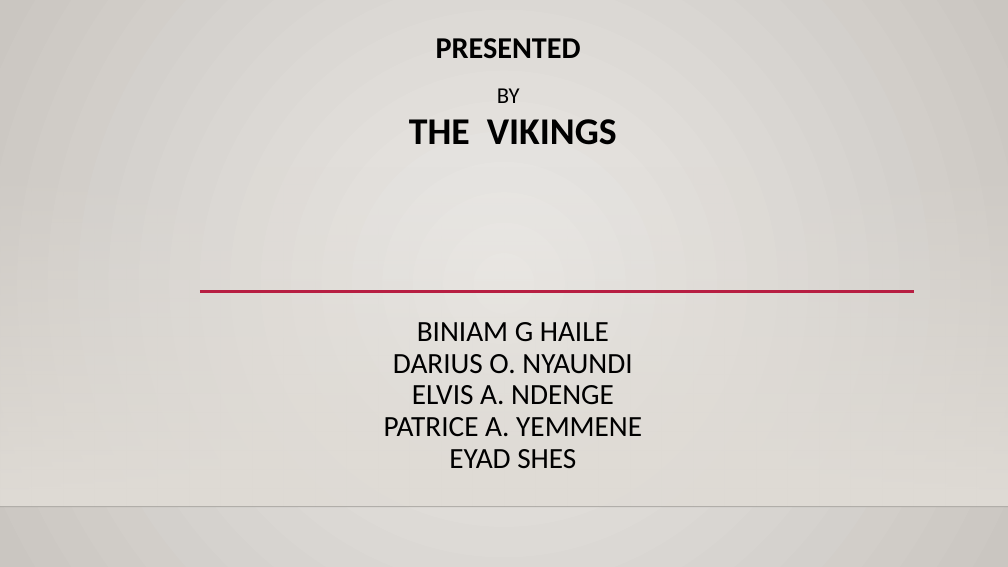
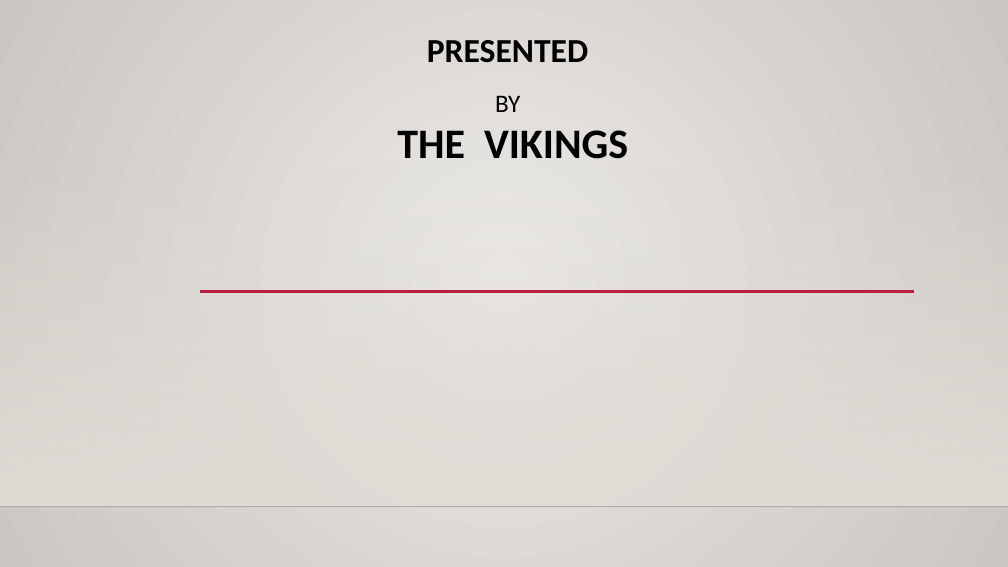
Before and after one commit to nyaundid/Hotel_Management-, a slide deck: slide 2 of Final_Presentation.pptx. Drawn at 1008x567 pixels with LibreOffice and Linux fonts; fonts in the diff are those of the drawing; background and template pictures are left out. Boxes give left, top, right and bottom in pixels: in the first picture for what was removed or moved away, otherwise in the second. Text is boxed around its words. In the diff, an @@ line names an element or a change of style, - is before the commit and + after.

```diff
--- a/Final_Presentation.pptx
+++ b/Final_Presentation.pptx
@@ title at <box>397,40,628,159</box>: text changed; size 27.9 to 40 pt; bold on @@
-PRESENTED
-BY
-THE VIKINGS
-BINIAM G HAILE
-DARIUS O. NYAUNDI
-ELVIS A. NDENGE
-PATRICE A. YEMMENE
-EYAD SHES
+PRESENTED
+BY
+THE VIKINGS
```
Also in this commit, not shown: 1 slide added, 1 slide removed.
